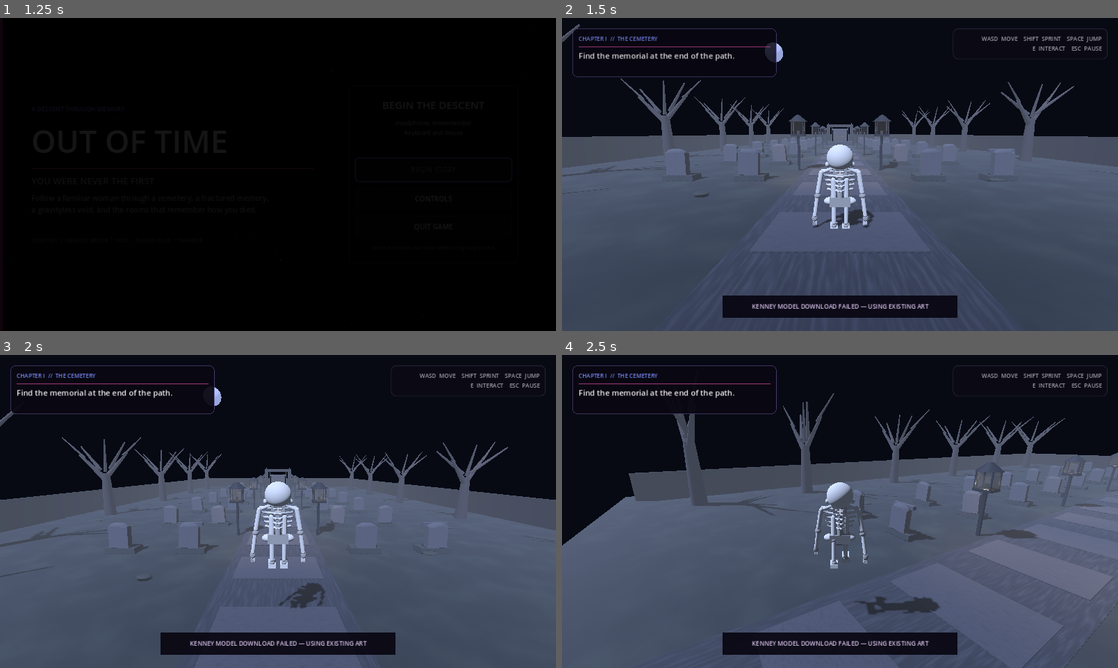
Above: before the commit, frames 1-4 (two rows, left to right).
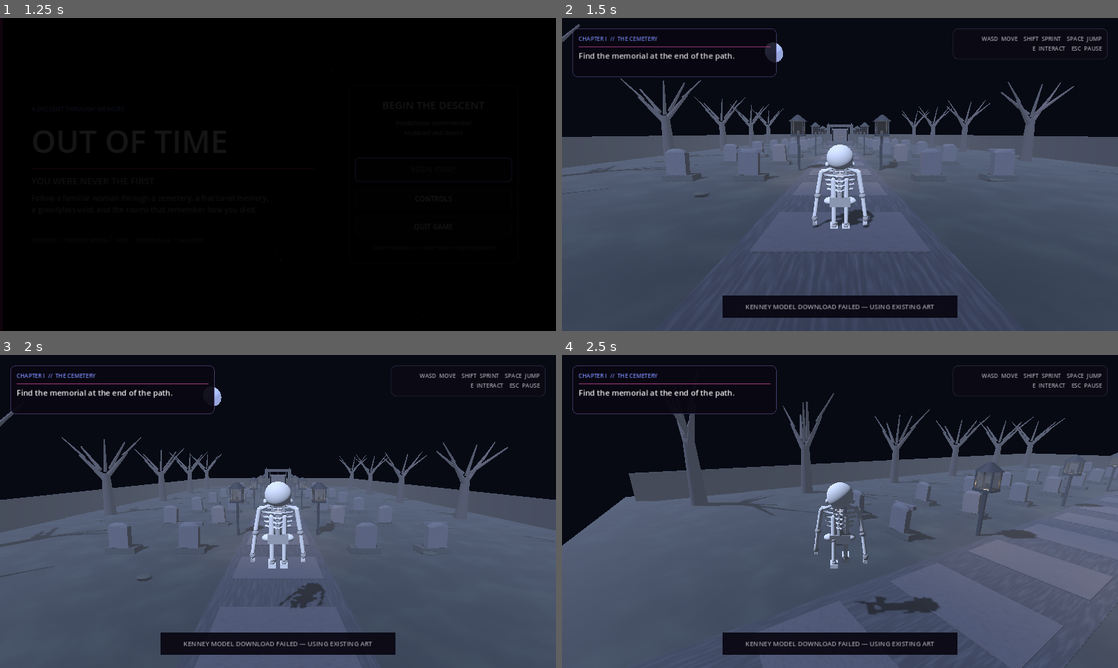
Above: after the commit, the same moments.

Repository: fuzeonspotify/outoftime
Game: Godot game, scene res://scenes/main.tscn
The game is run twice, just before and just after one commit, with the same random seed, the same clock (stepped at 60 frames per second) and the same inputs.
Inputs (mouse positions are in pixels of both pictures, inside the frame that each line leads up to):
- Up to frame 1 (1.25 s): click "BEGIN STORY" at 0.5 s
- Up to frame 2 (1.5 s): move the mouse to (962, 158) at 1.27 s; hold D from 1.28 s (still down); tap Shift at 1.35 s; click (962, 158) at 1.42 s
- Up to frame 3 (2 s): keep holding D; tap Space at 1.52 s
- Up to frame 4 (2.5 s): move the mouse to (812, 511) at 2.02 s; release D at 2.03 s; hold W (move_forward) from 2.03 s (still down); tap E (interact) at 2.1 s; tap Space (jump) at 2.27 s

Frame 1 is identical in both runs. In frame 2, 0.4% of the frame differs, in the area x 33-67%, y 35-94%; in frame 3, 0.4%, in the area x 33-67%, y 37-94%; in frame 4, 0.4%.
Error in both runs: Invalid assignment of property or key 'volume_linear' with value of type 'float' on a base object of type 'AudioStreamPlayer'. (res://scripts/audio/music_direc…

Commit message:
Attach release UI and interaction polish to cemetery

Diff:
--- a/scenes/cemetery.tscn
+++ b/scenes/cemetery.tscn
@@ -9,6 +9,8 @@
 [ext_resource type="Script" path="res://scripts/models/world_model_upgrade.gd" id="7_models"]
 [ext_resource type="Script" path="res://scripts/models/model_alignment_fixes.gd" id="8_alignment"]
 [ext_resource type="Script" path="res://scripts/world/kenney_level_expansion.gd" id="9_kenney"]
+[ext_resource type="Script" path="res://scripts/ui/scene_ui_polish.gd" id="10_ui"]
+[ext_resource type="Script" path="res://scripts/world/interaction_release_polish.gd" id="11_interactions"]
 
 [node name="Cemetery" type="Node3D"]
 script = ExtResource("1_cemetery")
@@ -36,3 +38,9 @@
 
 [node name="KenneyLevelExpansion" type="Node" parent="."]
 script = ExtResource("9_kenney")
+
+[node name="SceneUIPolish" type="Node" parent="."]
+script = ExtResource("10_ui")
+
+[node name="InteractionReleasePolish" type="Node" parent="."]
+script = ExtResource("11_interactions")
Not shown: 1 places in scenes/cemetery.tscn that only renumber resources
